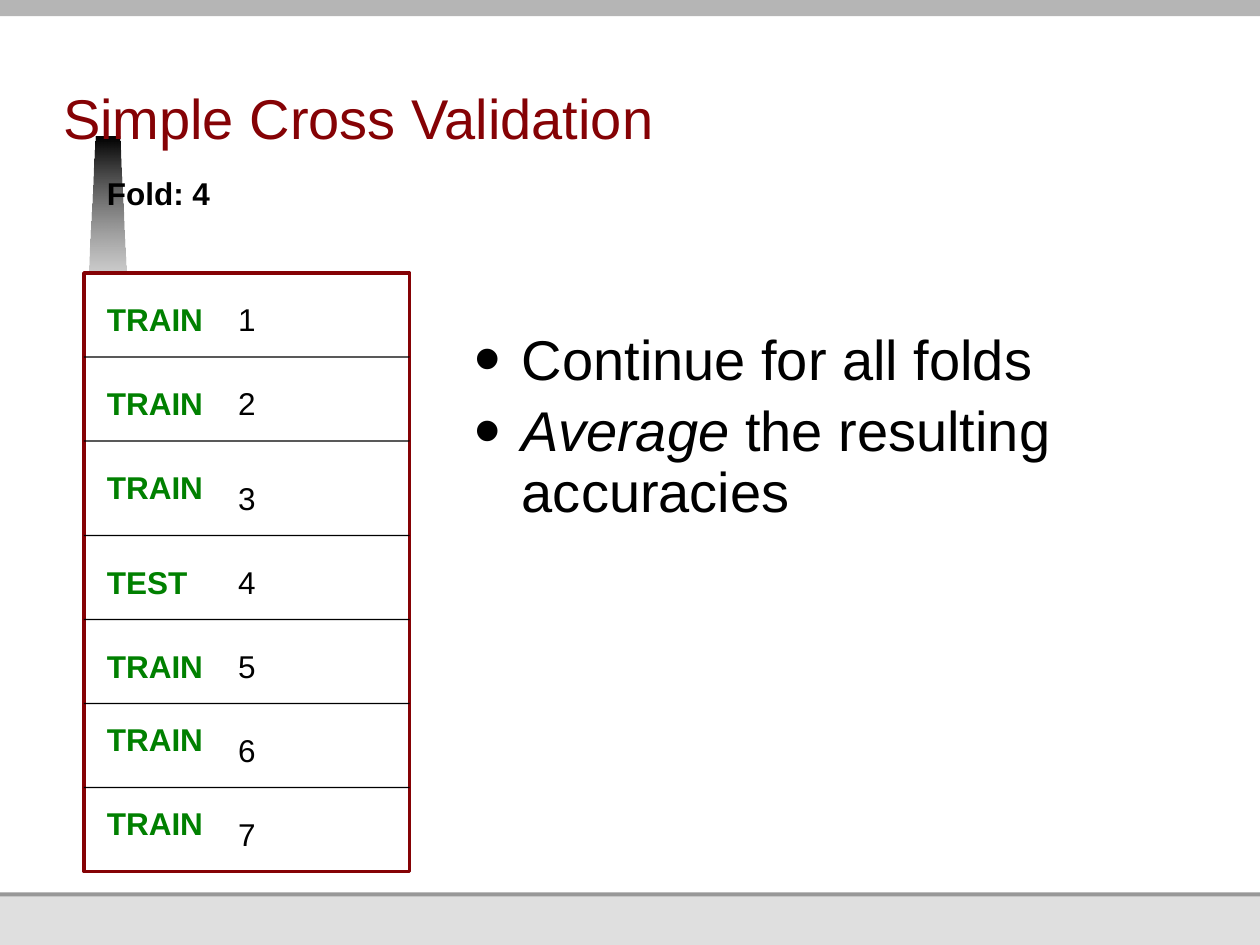
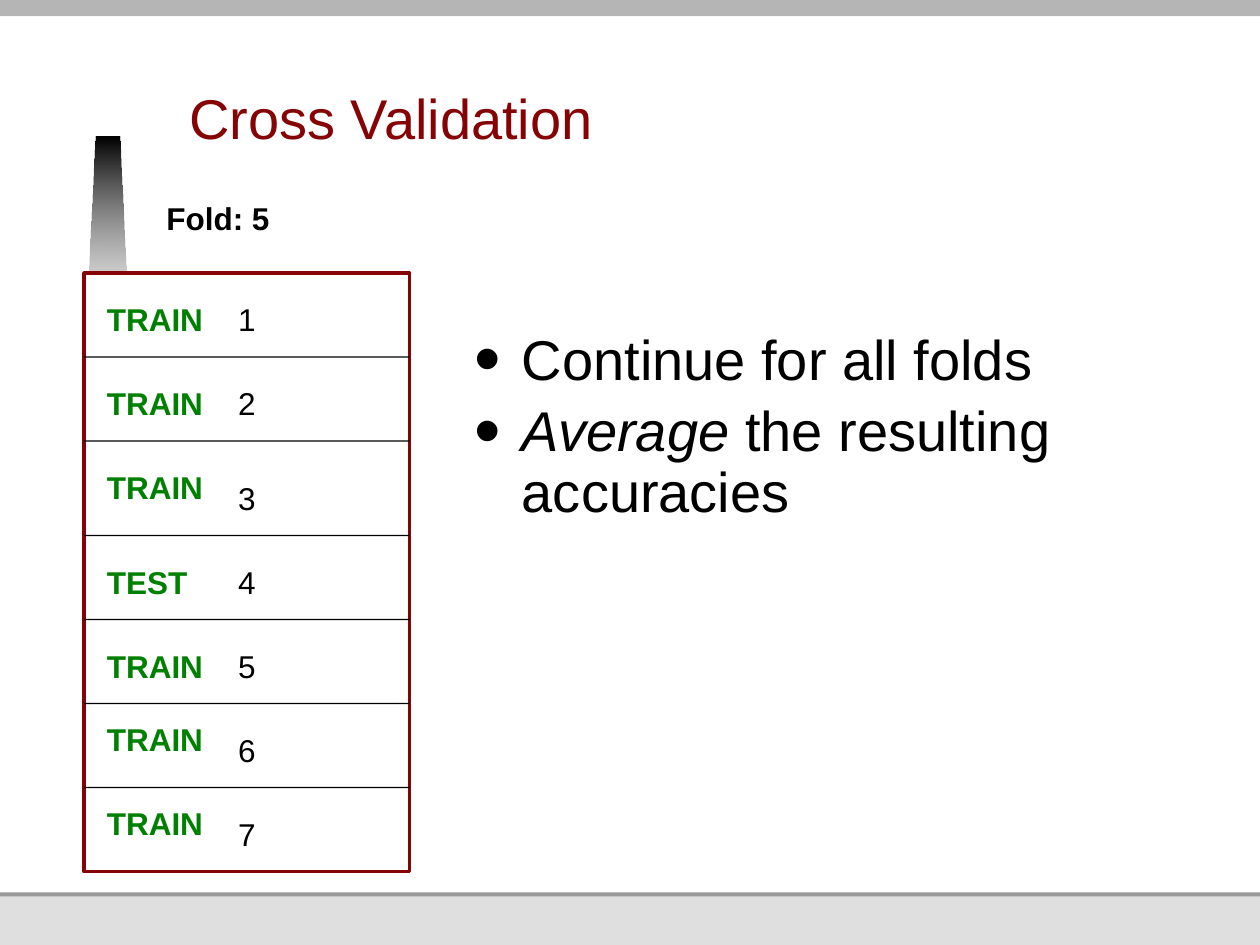
Before and after one commit to jmankoff/data, a slide deck: slide 32 of Lectures/10 Machine Learning II Training and Testing.pptx (slide 16 before the commit). Drawn at 1260x945 pixels with LibreOffice and Linux fonts; fonts in the diff are those of the drawing; background and template pictures are left out. Boxes give left, top, right and bottom in pixels: in the first picture for what was removed or moved away, otherwise in the second. Text is boxed around its words. In the diff, an @@ line names an element or a change of style, - is before the commit and + after.

```diff
--- a/Lectures/10 Machine Learning II Training and Testing.pptx
+++ b/Lectures/10 Machine Learning II Training and Testing.pptx
@@ title at <box>189,98,593,140</box>: text changed @@
-Simple Cross Validation
+Cross Validation
@@ text at <box>166,207,270,231</box>: text changed @@
-Fold: 4
+Fold: 5
```
Also in this commit, not shown: 14 other slides changed, 24 slides added, 12 slides removed.
